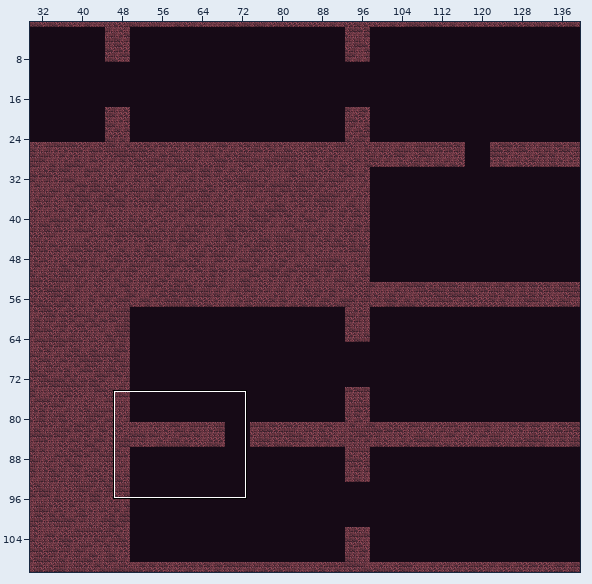
Two versions of a level (Tiled map, android/assets/maps/StageMap1.tmx). The picture above shows the old version from afar; the outline marks the close-up.
Close-up. The starting point:
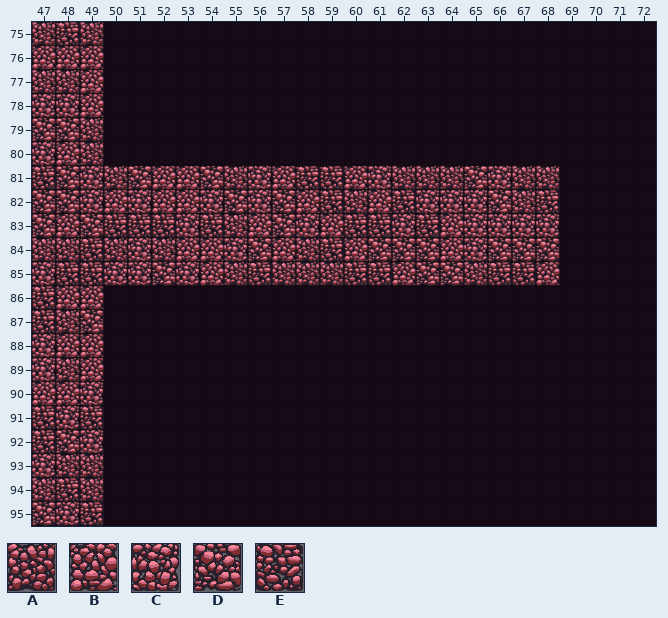
Cells are 64x64 px. Shown: x 47..72, y 75..95. The commit also changed other parts of the map, which this record leaves out.
Key: from "tileMapGutter": A 5, B 6, C 7, D 8, E 9.
_ is an empty cell.
Layers that did not change in this view are not listed.
Layer "terrain" before, first column x 47:
75 AEA_______________________
76 BBB_______________________
77 AAB_______________________
78 CCB_______________________
79 DDA_______________________
80 CBA_______________________
81 EDCADBBDACBEEBCAAADCAA____
82 DDCBCBBCDCDBEABECCCDAE____
83 DBDEEECEABDCBEECEBCCCC____
84 AAEACABBCDBAEBDDDBCDDD____
85 CEECCDCBAEAAAEEBDDAEEB____
86 EBB_______________________
87 EAD_______________________
88 CBB_______________________
89 CAB_______________________
90 BBC_______________________
91 ECE_______________________
92 EDC_______________________
93 CAA_______________________
94 AEA_______________________
95 DCE_______________________
Once edited:
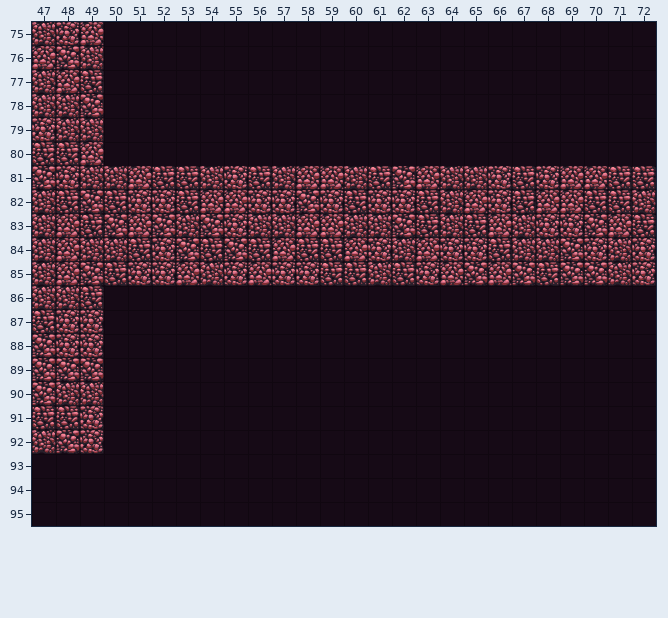
The edit:
{"where": "layer \"terrain\""}
{"y":75,"x":48,"old":"EA","new":"CB"}
{"y":76,"x":48,"old":"BB","new":"DA"}
{"y":77,"x":48,"old":"AB","new":"BE"}
{"y":78,"x":47,"old":"CCB","new":"AAD"}
{"y":79,"x":47,"old":"DD","new":"CA"}
{"y":80,"x":47,"old":"CBA","new":"EEB"}
{"y":81,"x":47,"old":"EDC","new":"DCA"}
{"y":81,"x":51,"old":"DBBDACBEEBCAA","new":"BEEACEABBAEDB"}
{"y":81,"x":65,"old":"D","new":"A"}
{"y":81,"x":67,"old":"AA____","new":"ECBBEE"}
{"y":82,"x":47,"old":"DDCB","new":"AEDE"}
{"y":82,"x":52,"old":"BBCD","new":"CEBB"}
{"y":82,"x":57,"old":"DBEABECCCDAE____","new":"CDCECCEABCEBBEEA"}
{"y":83,"x":47,"old":"D","new":"A"}
{"y":83,"x":49,"old":"DEEECEABDC","new":"EDBDADCAAB"}
{"y":83,"x":60,"old":"EEC","new":"AAD"}
{"y":83,"x":64,"old":"BCCC","new":"AEBA"}
{"y":83,"x":69,"old":"____","new":"CDBE"}
{"y":84,"x":48,"old":"AE","new":"BA"}
{"y":84,"x":51,"old":"CABBCD","new":"ECDEDE"}
{"y":84,"x":58,"old":"A","new":"E"}
{"y":84,"x":61,"old":"DDDB","new":"CABC"}
{"y":84,"x":66,"old":"DDD____","new":"EAADCAC"}
{"y":85,"x":47,"old":"CEEC","new":"ABDE"}
{"y":85,"x":52,"old":"DCBAEAAA","new":"CBACBCCE"}
{"y":85,"x":61,"old":"EBDDAEEB____","new":"AECBDBDEDDAC"}
{"y":86,"x":47,"old":"EBB","new":"AAE"}
{"y":87,"x":48,"old":"AD","new":"CC"}
{"y":88,"x":47,"old":"CBB","new":"DCC"}
{"y":89,"x":47,"old":"CAB","new":"DDD"}
{"y":90,"x":47,"old":"BBC","new":"DAA"}
{"y":91,"x":48,"old":"CE","new":"EC"}
{"y":92,"x":47,"old":"E","new":"A"}
{"y":93,"x":47,"old":"CAA","new":"___"}
{"y":94,"x":47,"old":"AEA","new":"___"}
{"y":95,"x":47,"old":"DCE","new":"___"}
